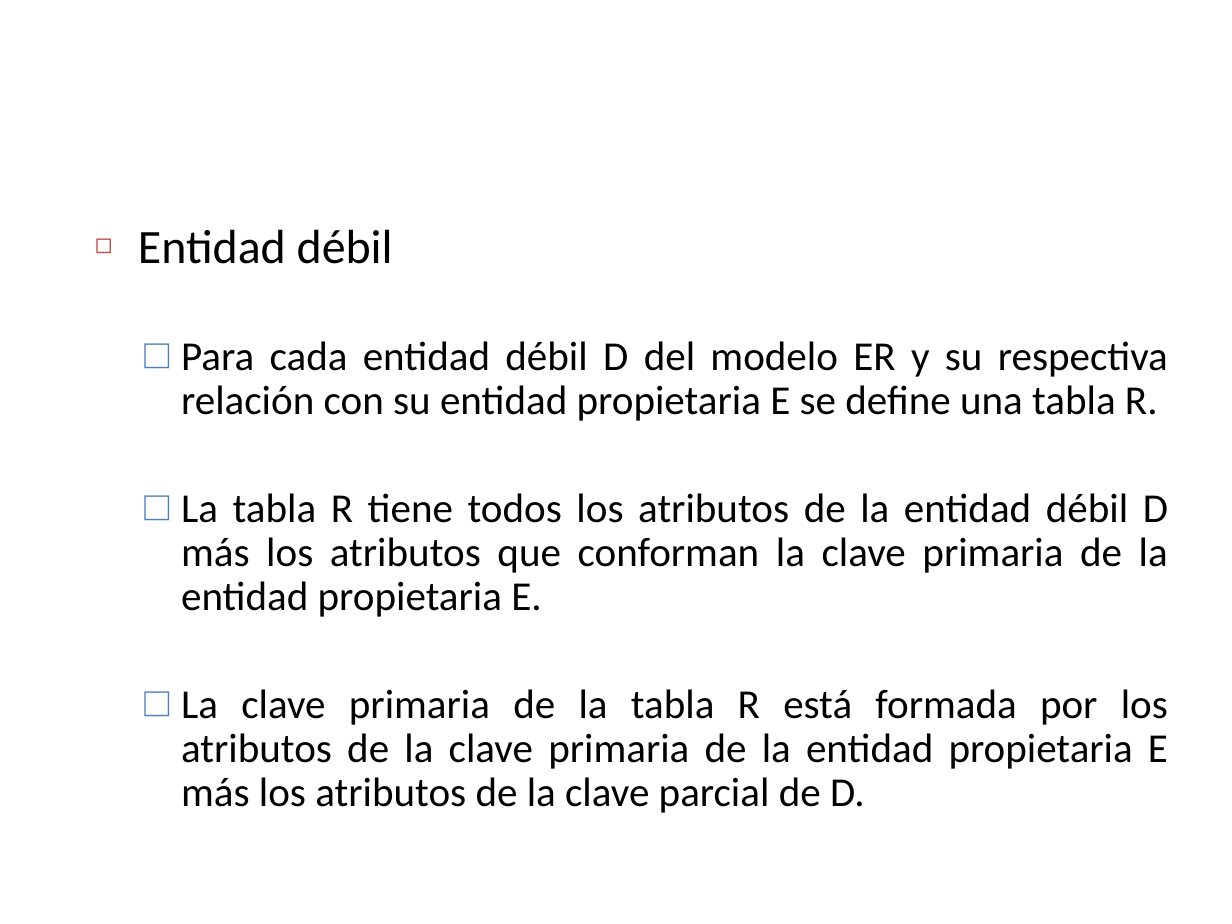
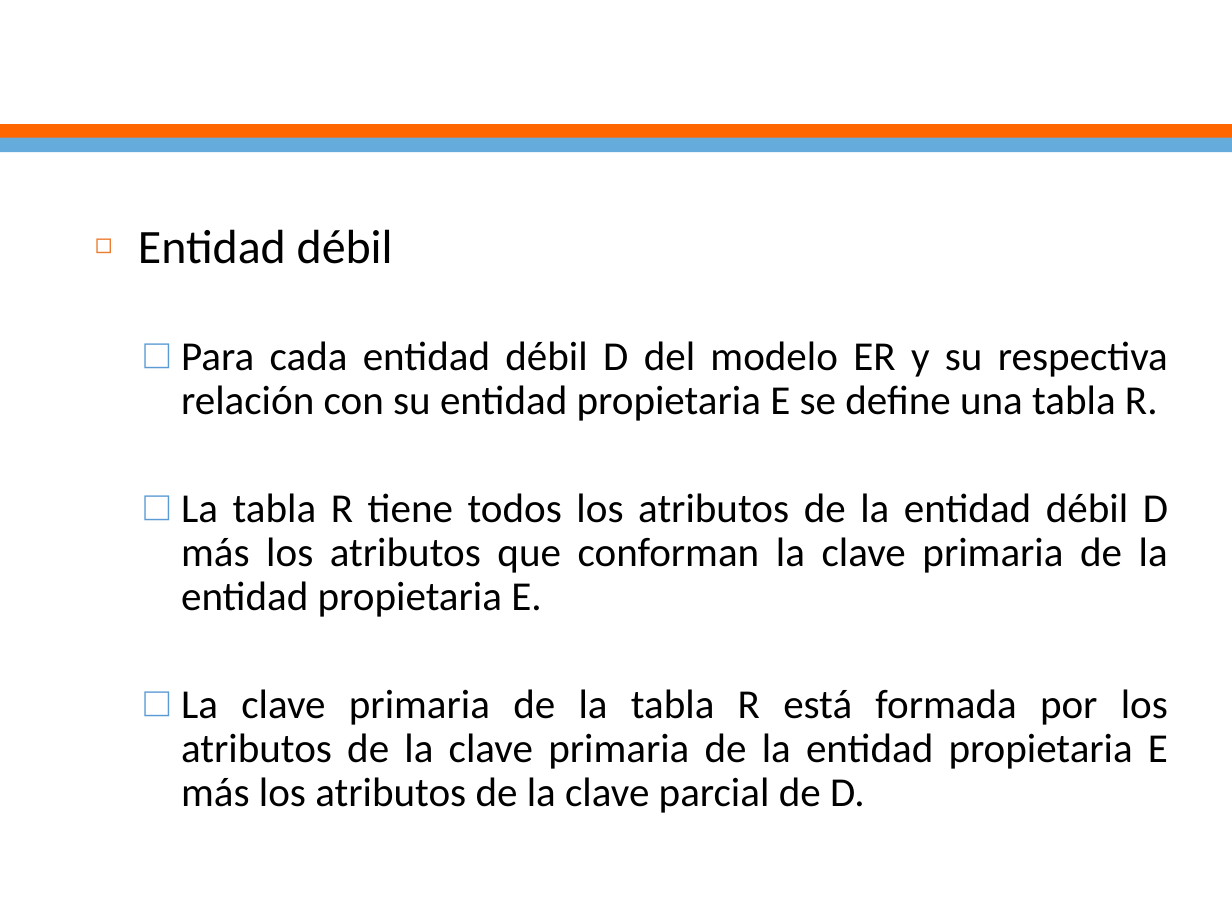
Before and after one commit to ejimenezdelgado/aplica_db_miercoles_2_2019, a slide deck: slide 11 of Clase 1/Clase1.pptx (slide 10 before the commit). Drawn at 1232x924 pixels with LibreOffice and Linux fonts; fonts in the diff are those of the drawing; background and template pictures are left out. Boxes give left, top, right and bottom in pixels: in the first picture for what was removed or moved away, otherwise in the second. Text is boxed around its words. In the diff, an @@ line names an element or a change of style, - is before the commit and + after.

```diff
--- a/Clase 1/Clase1.pptx
+++ b/Clase 1/Clase1.pptx
@@ title "Transformación de Entidades Débiles (Paso ...": place and size @@
-title "Transformación de Entidades Débiles (Paso ..." at [83,31,1181,164]
+title "Transformación de Entidades Débiles (Paso ..." at [83,0,1181,133]
@@ rectangle added at [0,124,1232,139], fill #FF6600 @@
@@ rectangle added at [0,138,1232,153], fill #65ACDD @@
@@ text "Entidad débil" at [138,229,1168,813]: bullet colour #C0504D to #ED7D31; bullet colour #4F81BD to #5B9BD5 @@
```
Also in this commit, not shown: 42 other slides changed, 1 slide added, 1 other file.
